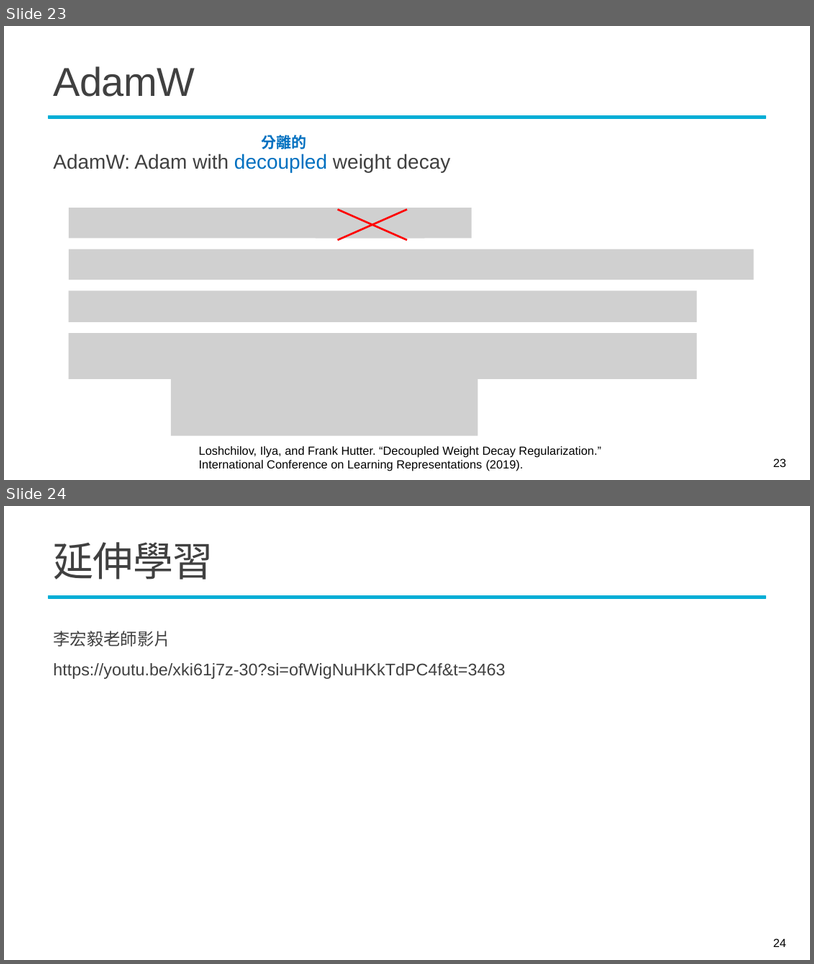
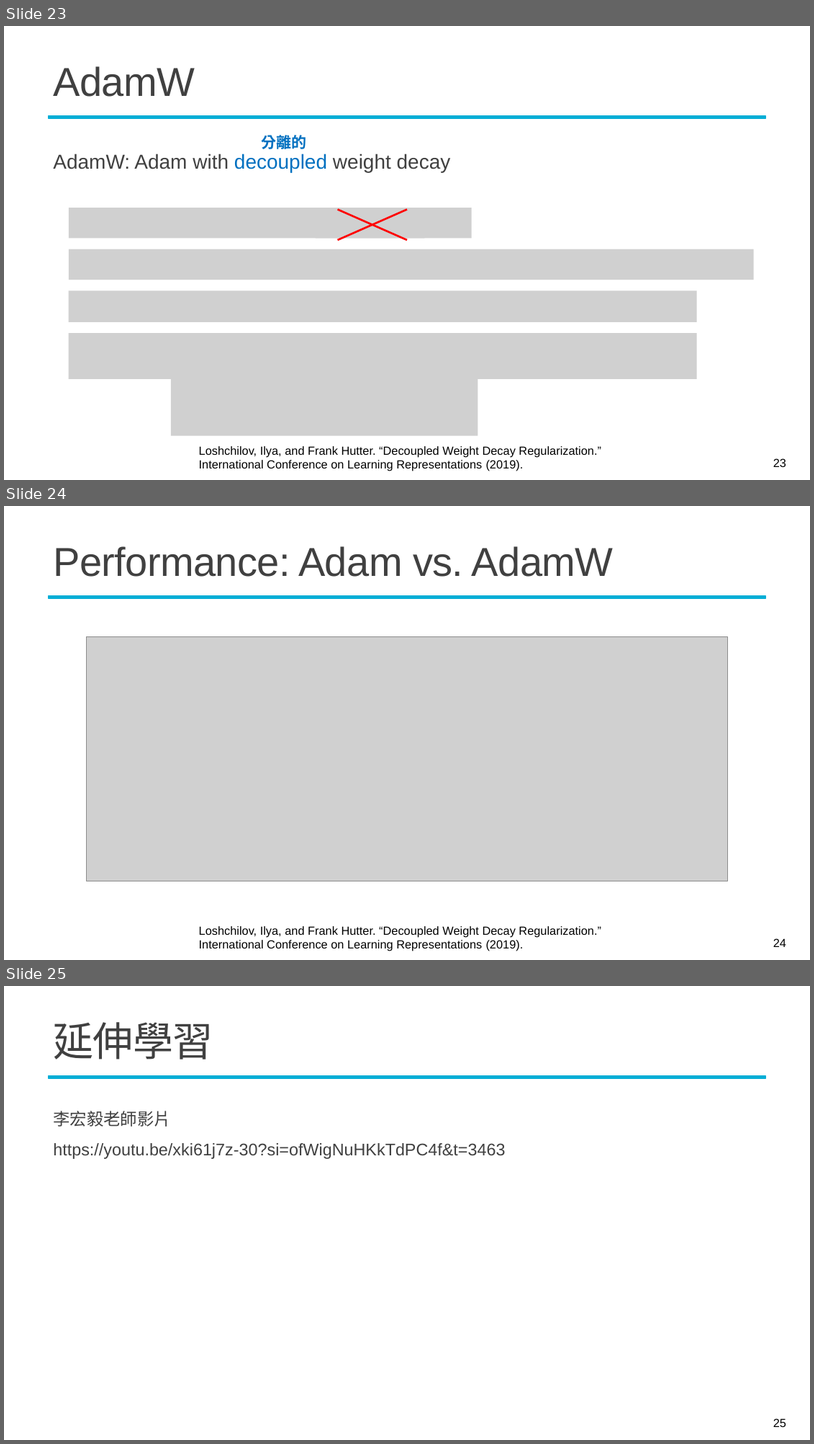
Before and after one commit to mcps5601/CGUDL_2026_fall, a slide deck: slides/training_tips_1021.pptx. Shown one above the other, each under a label of ours: slides 23 and 24 before the commit, slides 23, 24 and 25 after it. The pictures are 814x964 and 814x1444 pixels, drawn with LibreOffice and Linux fonts; fonts in the diff are those of the drawing; grey boxes stand for pictures; background and template pictures are left out. Boxes give left, top, right and bottom in pixels: in the first picture for what was removed or moved away, otherwise in the second. Text is boxed around its words. In the diff, an @@ line names an element or a change of style, - is before the commit and + after.

```diff
--- a/slides/training_tips_1021.pptx
+++ b/slides/training_tips_1021.pptx
@@ slide 24 added at box(4, 506, 810, 960), background #FFFFFF; not listed: 1 template element that a slide beside it also shows @@
@@ title added at box(53, 546, 614, 577), 48 pt, text #404040 @@
+Performance: Adam vs. AdamW
@@ picture added at box(86, 636, 728, 880) @@
@@ text added at box(199, 926, 602, 951), 14 pt, text #000000 @@
+Loshchilov, Ilya, and Frank Hutter. “Decoupled Weight Decay Regularization.” International Conference on Learning Representations (2019).
@@ page number added at box(774, 938, 787, 947), 14 pt, text #000000 @@
+24
@@ what was slide 24 is now slide 25 @@
@@ page number at box(774, 1418, 787, 1427): text changed @@
-24
+25
```
Also in this commit, not shown: 18 slides changed, 1 other file.
